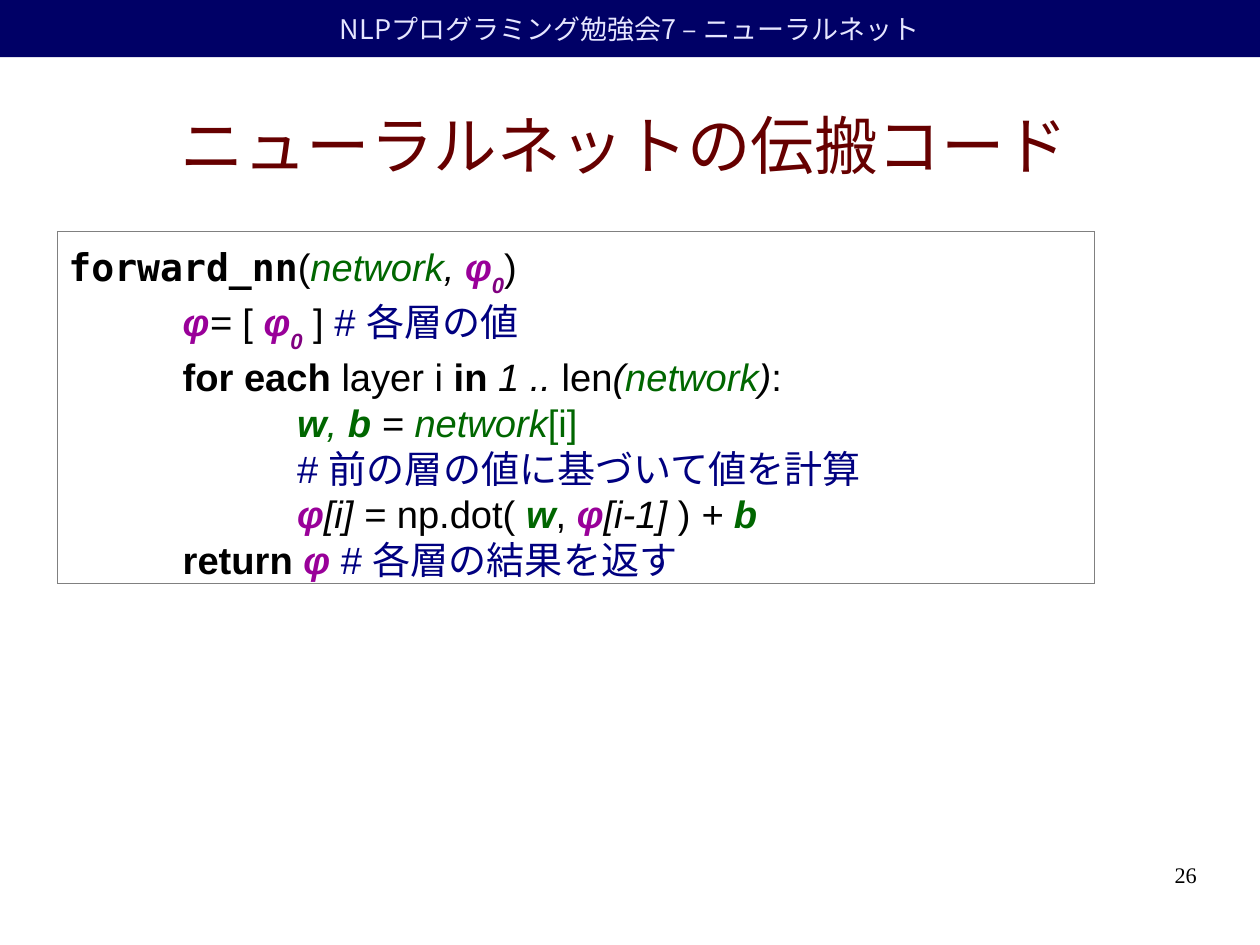
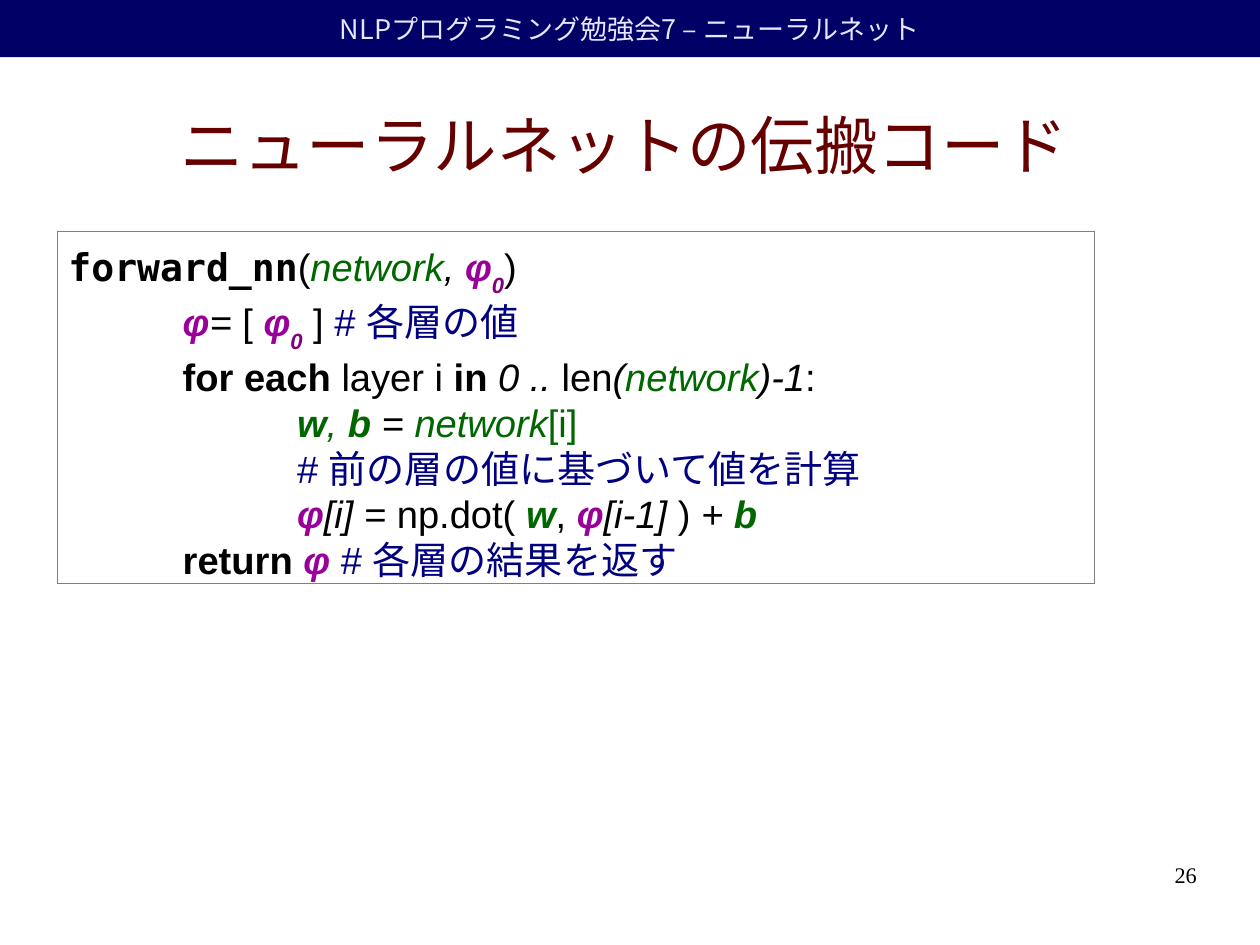
Before and after one commit to duffrind/nlppractice, a slide deck: slide 26 of download/07-nn/nlp-programming-ja-07-nn.odp. Drawn at 1260x945 pixels with LibreOffice and Linux fonts; fonts in the diff are those of the drawing; background and template pictures are left out. Boxes give left, top, right and bottom in pixels: in the first picture for what was removed or moved away, otherwise in the second. Text is boxed around its words. In the diff, an @@ line names an element or a change of style, - is before the commit and + after.

```diff
--- a/download/07-nn/nlp-programming-ja-07-nn.odp
+++ b/download/07-nn/nlp-programming-ja-07-nn.odp
@@ text at (183, 260, 861, 584): text changed @@
-φ= [ φ0 ] # 各層の値
-for each layer i in 1 .. len(network):
-w, b = network[i]
-# 前の層の値に基づいて値を計算
-φ[i] = np.dot( w, φ[i-1] ) + b
-return φ # 各層の結果を返す
+φ= [ φ0 ] # 各層の値
+for each layer i in 0 .. len(network)-1:
+w, b = network[i]
+# 前の層の値に基づいて値を計算
+φ[i] = np.dot( w, φ[i-1] ) + b
+return φ # 各層の結果を返す
```
Also in this commit, not shown: 2 other slides changed, 4 other files.
